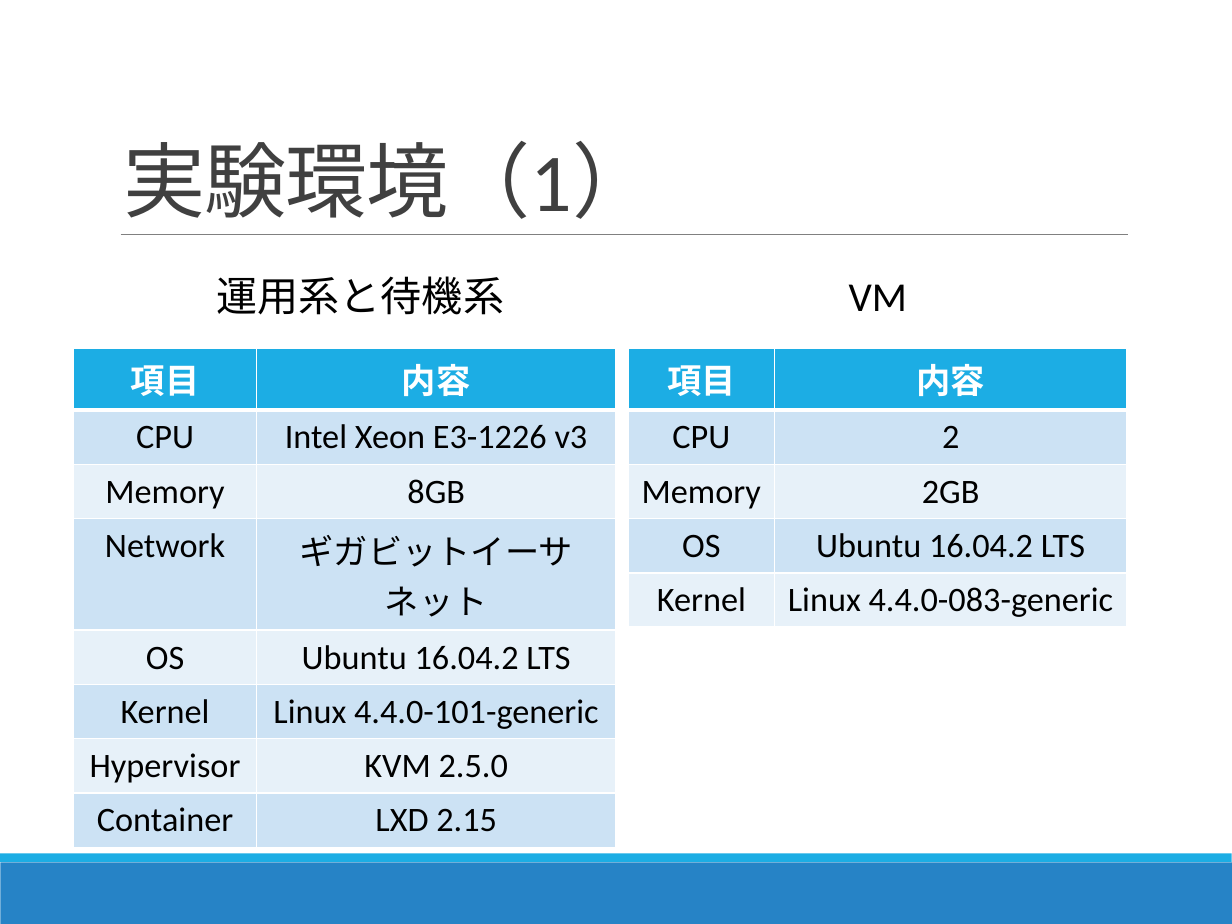
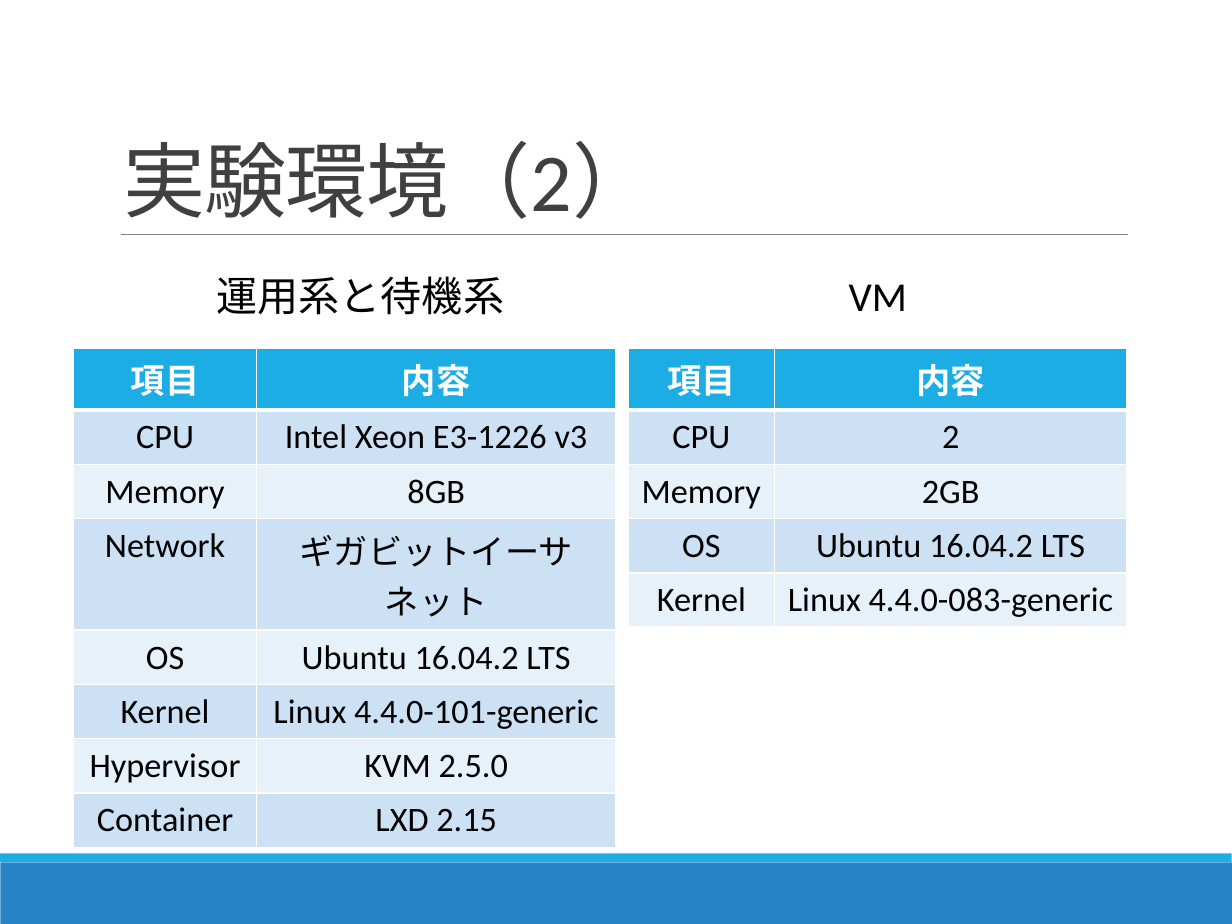
Before and after one commit to Kota0823/Document, a slide deck: slide 22 of 輪講2019-1_鈴木洸太.pptx (slide 21 before the commit). Drawn at 1232x924 pixels with LibreOffice and Linux fonts; fonts in the diff are those of the drawing. Boxes give left, top, right and bottom in pixels: in the first picture for what was removed or moved away, otherwise in the second. Text is boxed around its words. In the diff, an @@ line names an element or a change of style, - is before the commit and + after.

```diff
--- a/輪講2019-1_鈴木洸太.pptx
+++ b/輪講2019-1_鈴木洸太.pptx
@@ title at (x1=123, y1=141, x2=654, y2=219): text changed @@
-実験環境（1）
+実験環境（2）
```
Also in this commit, not shown: 3 other slides changed, 2 slides added, 1 other file.
